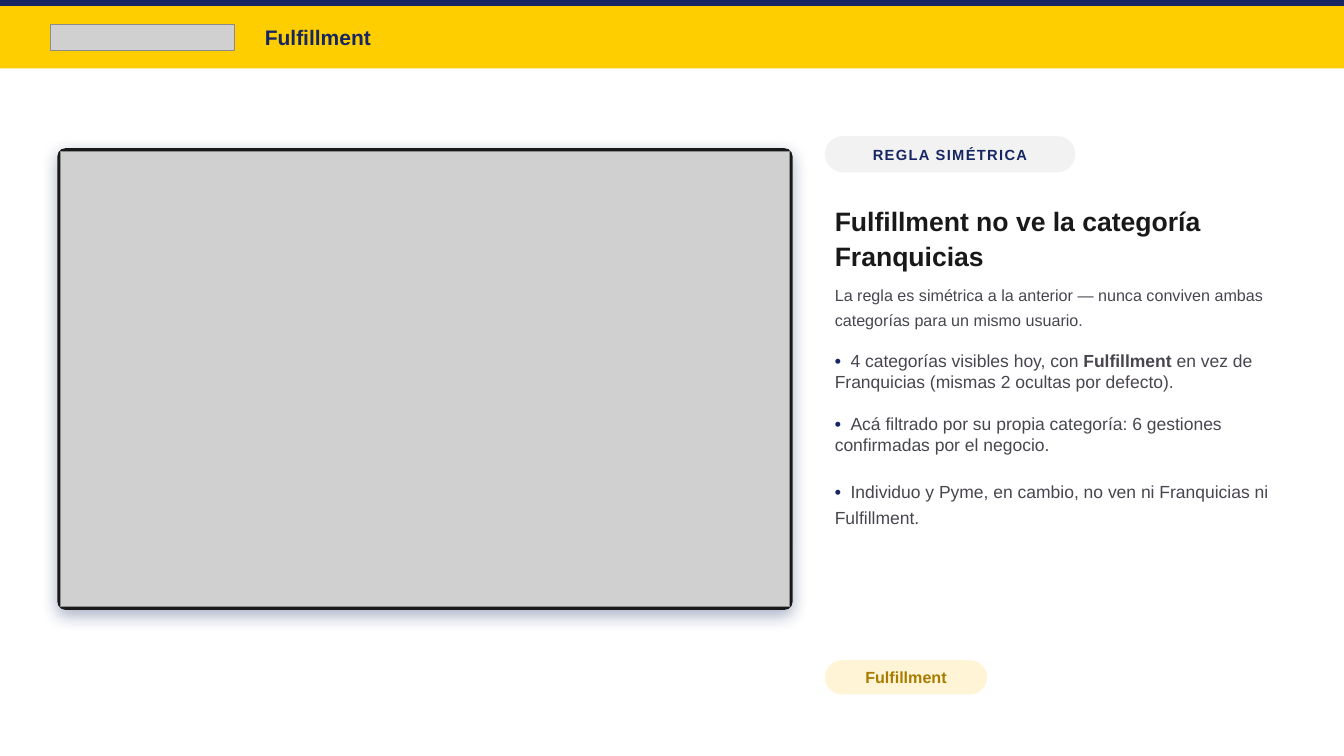
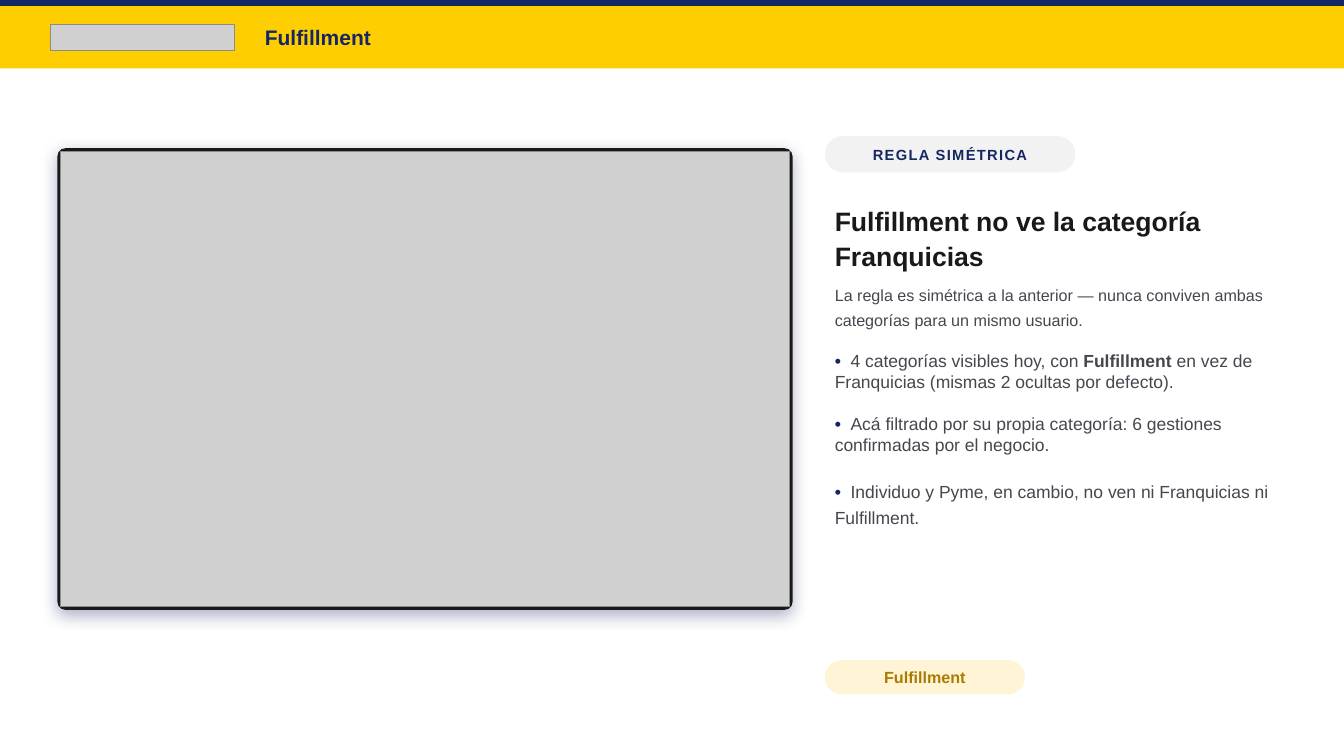
Before and after one commit to Marcolof/consultas-correo, a slide deck: slide 11 of hub/presentaciones/presentacion-v1.pptx (slide 10 before the commit). Drawn at 1344x756 pixels with LibreOffice and Linux fonts; fonts in the diff are those of the drawing; grey boxes stand for pictures. Boxes give left, top, right and bottom in pixels: in the first picture for what was removed or moved away, otherwise in the second. Text is boxed around its words. In the diff, an @@ line names an element or a change of style, - is before the commit and + after.

```diff
--- a/hub/presentaciones/presentacion-v1.pptx
+++ b/hub/presentaciones/presentacion-v1.pptx
@@ rounded rectangle: place and size @@
-rounded rectangle at <box>825,660,987,695</box>
+rounded rectangle at <box>825,660,1025,695</box>
@@ text "Fulfillment": place and size @@
-text "Fulfillment" at <box>865,671,946,683</box>
+text "Fulfillment" at <box>884,671,965,683</box>
```
Also in this commit, not shown: 6 other slides changed, 1 slide added, 8 other files.
